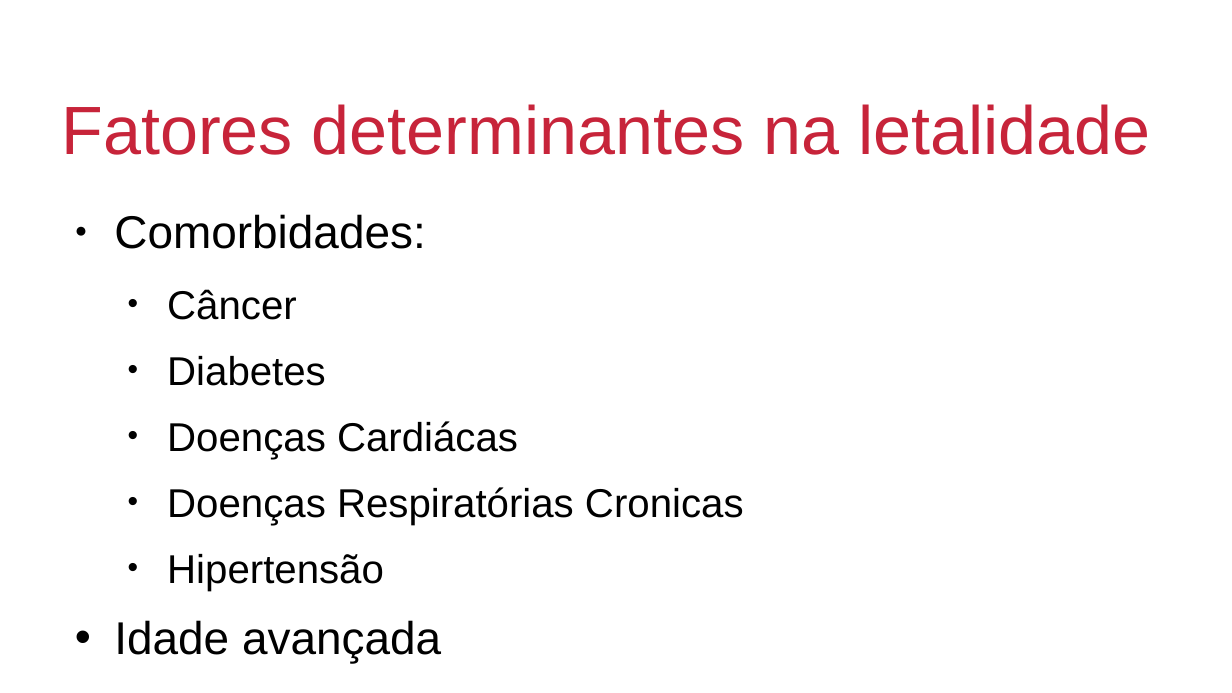
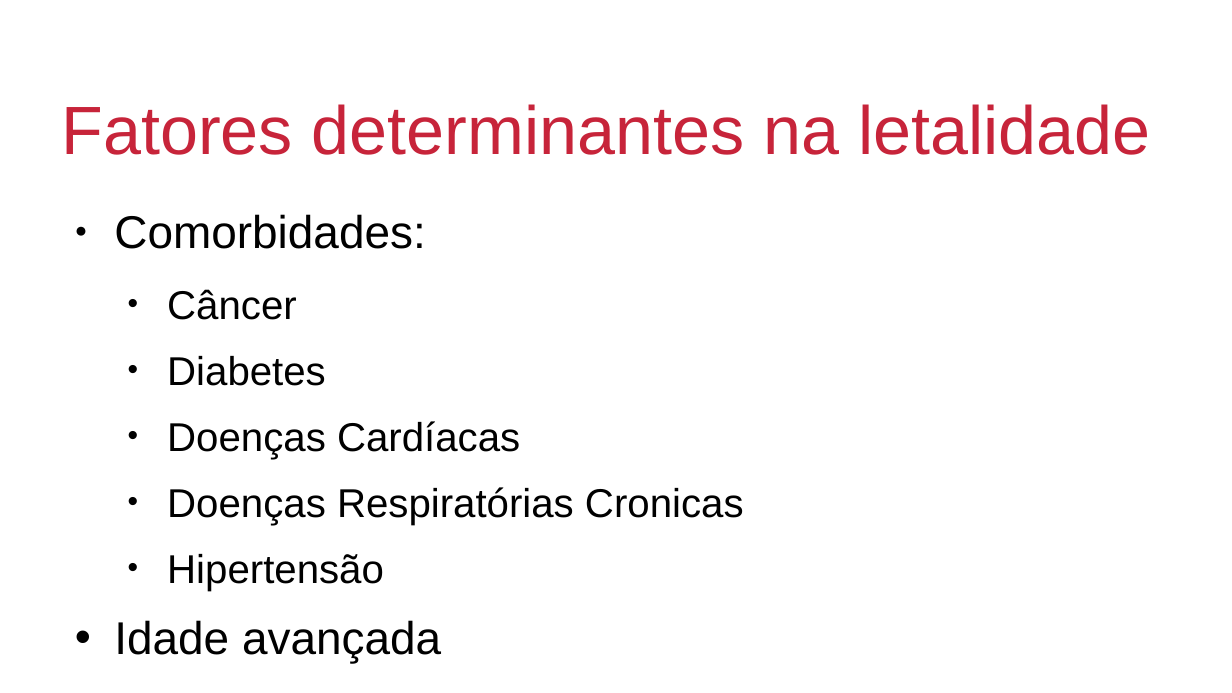
Before and after one commit to antonioanunciacao/Pesquisa-Operacional, a slide deck: slide 4 of Projeto/apresentacao_projeto.odp. Drawn at 1232x693 pixels with LibreOffice and Linux fonts; fonts in the diff are those of the drawing; background and template pictures are left out. Boxes give left, top, right and bottom in pixels: in the first picture for what was removed or moved away, otherwise in the second. Text is boxed around its words. In the diff, an @@ line names an element or a change of style, - is before the commit and + after.

```diff
--- a/Projeto/apresentacao_projeto.odp
+++ b/Projeto/apresentacao_projeto.odp
@@ text at (167, 421, 520, 459): text changed @@
-  • Doenças Cardiácas
+  • Doenças Cardíacas
```
Also in this commit, not shown: 6 other slides changed, 1 other file.
